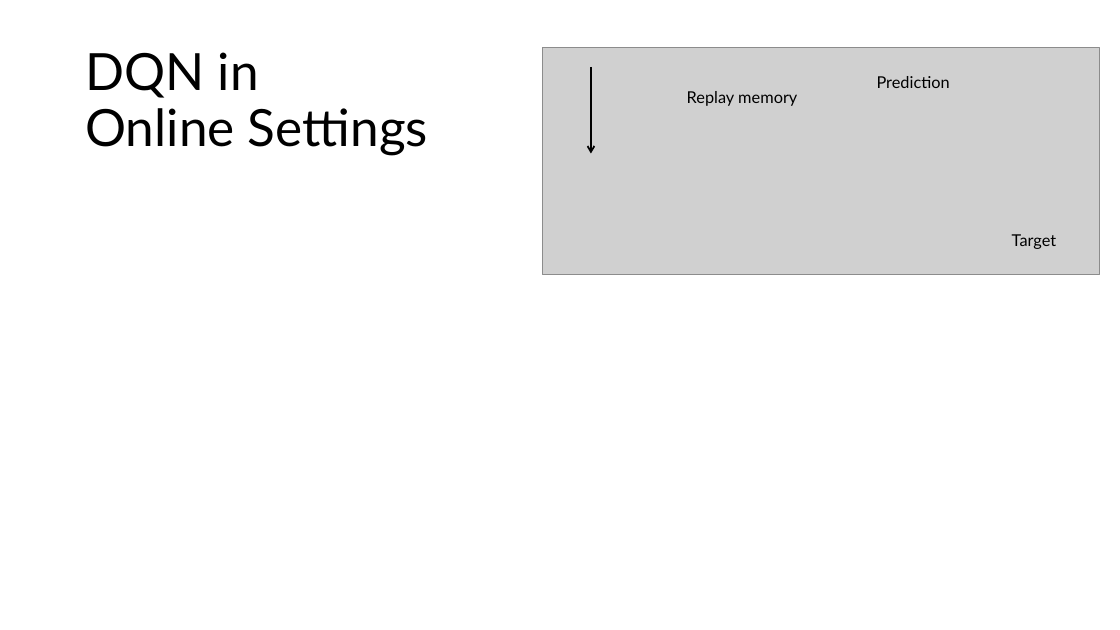
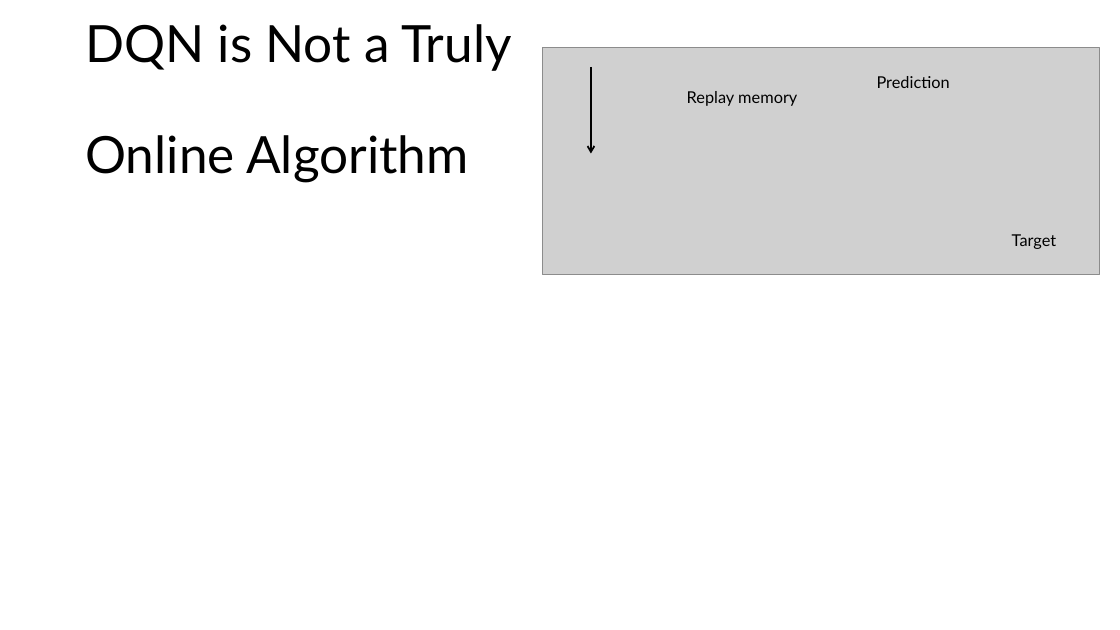
Before and after one commit to mhahsler/Introduction_to_Reinforcement_Learning, a slide deck: slide 14 of slides/Lecture_DRL.pptx. Drawn at 1120x630 pixels with LibreOffice and Linux fonts; fonts in the diff are those of the drawing; grey boxes stand for pictures. Boxes give left, top, right and bottom in pixels: in the first picture for what was removed or moved away, otherwise in the second. Text is boxed around its words. In the diff, an @@ line names an element or a change of style, - is before the commit and + after.

Commit message:
added ANN slide.

```diff
--- a/slides/Lecture_DRL.pptx
+++ b/slides/Lecture_DRL.pptx
@@ title at <box>85,24,512,183</box>: text changed @@
-DQN in
-Online Settings
+DQN is Not a Truly
+Online Algorithm
```
Also in this commit, not shown: 3 other slides changed, 1 slide added, 1 other file.
